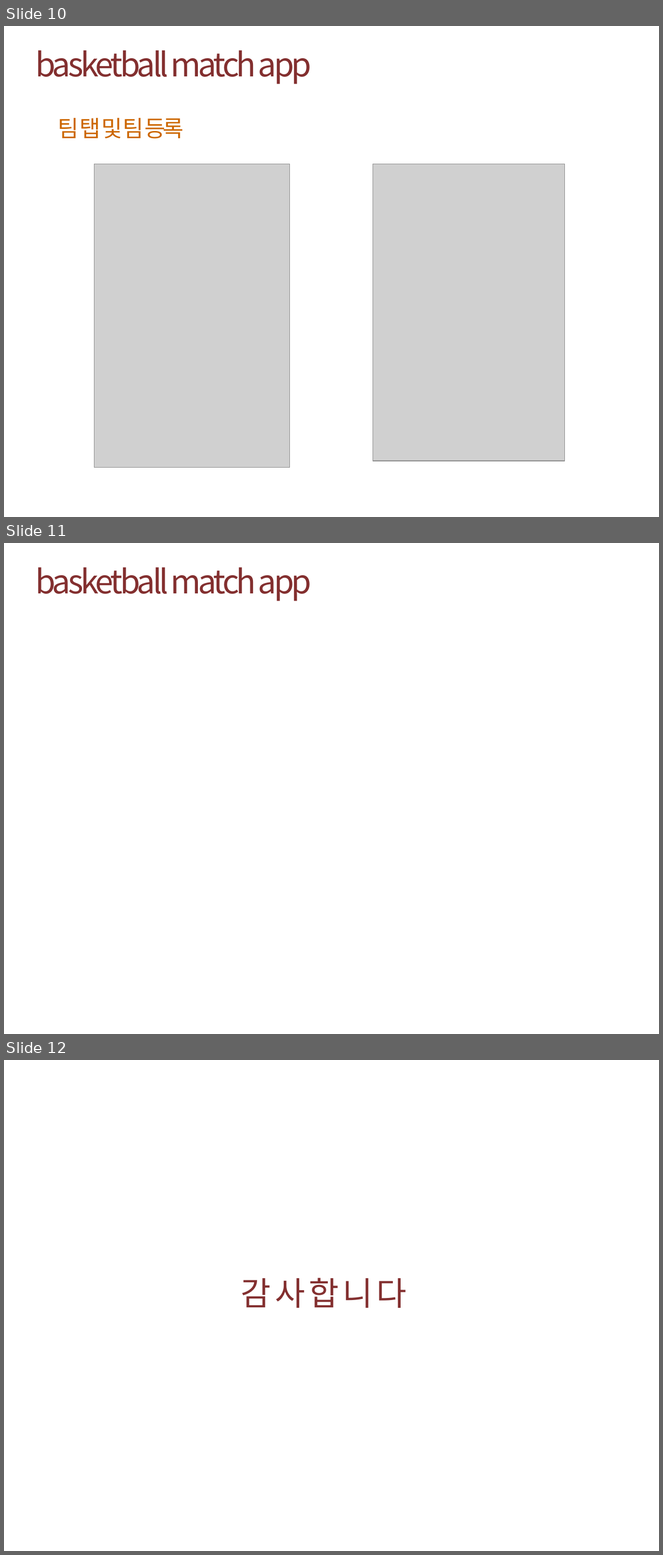
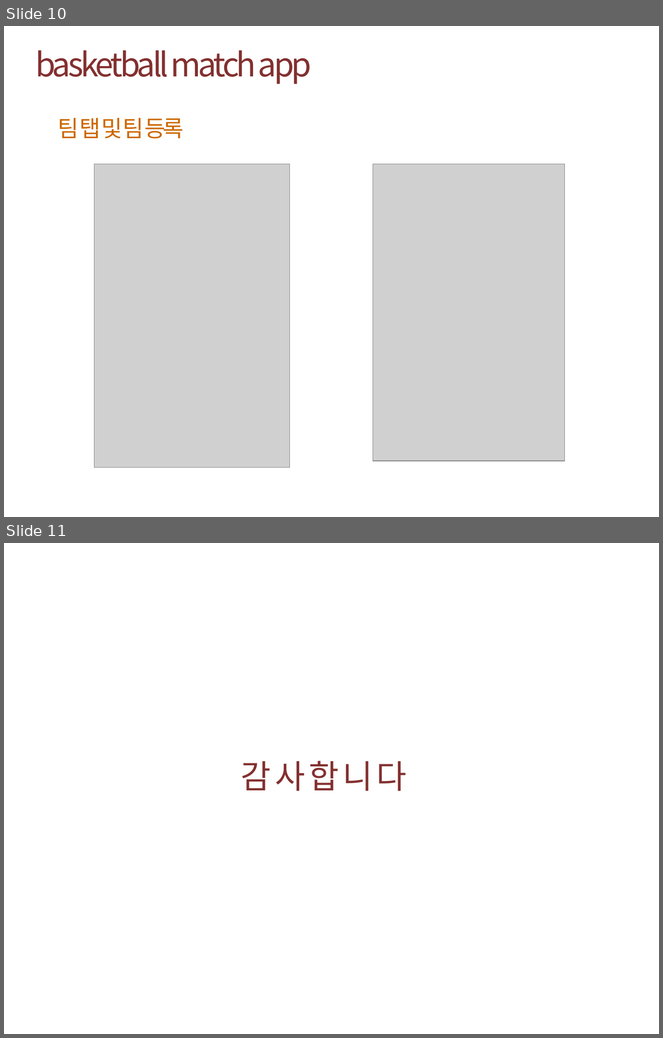
Before and after one commit to kare14/mobile, a slide deck: 모바일 최종보고서 20093296 배판근.pptx. Shown one above the other, each under a label of ours: slides 10, 11 and 12 before the commit, slides 10 and 11 after it. The pictures are 663x1555 and 663x1038 pixels, drawn with LibreOffice and Linux fonts; fonts in the diff are those of the drawing; grey boxes stand for pictures; background and template pictures are left out. Boxes give left, top, right and bottom in pixels: in the first picture for what was removed or moved away, otherwise in the second. Text is boxed around its words. In the diff, an @@ line names an element or a change of style, - is before the commit and + after.

Commit message:
최종보고서
최종보고서

```diff
--- a/모바일 최종보고서 20093296 배판근.pptx
+++ b/모바일 최종보고서 20093296 배판근.pptx
@@ slide 11 removed at [4, 543, 659, 1034], background picture (left out) @@
@@ text removed at [35, 567, 312, 601] @@
-basketball match app
@@ what was slide 12 is now slide 11 @@
```
